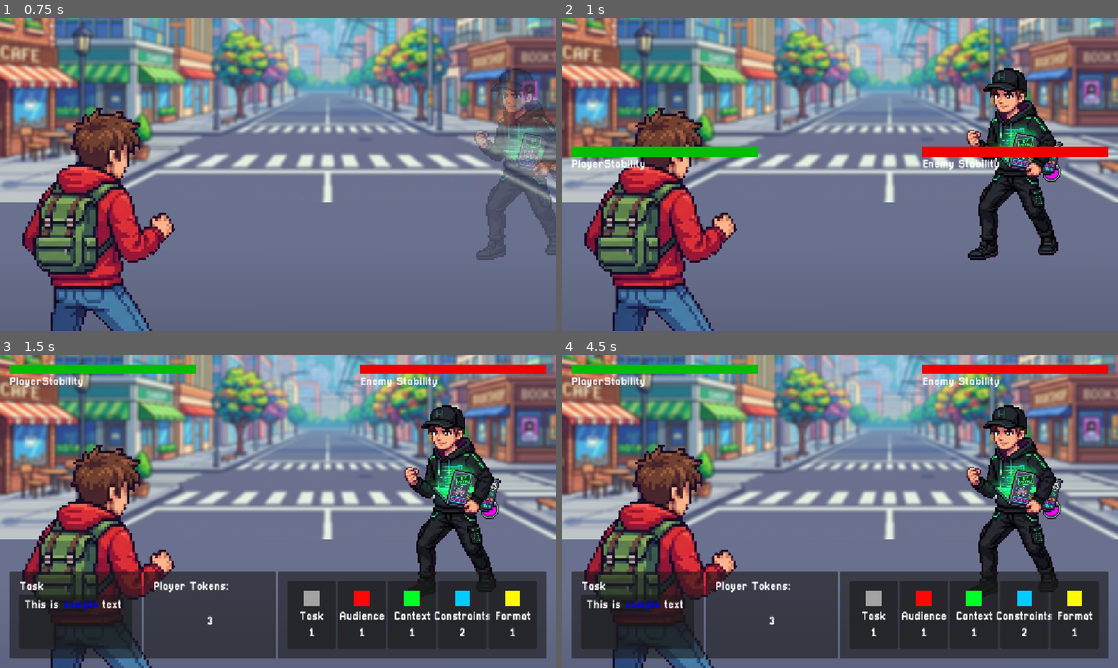
Above: before the commit, frames 1-4 (two rows, left to right).
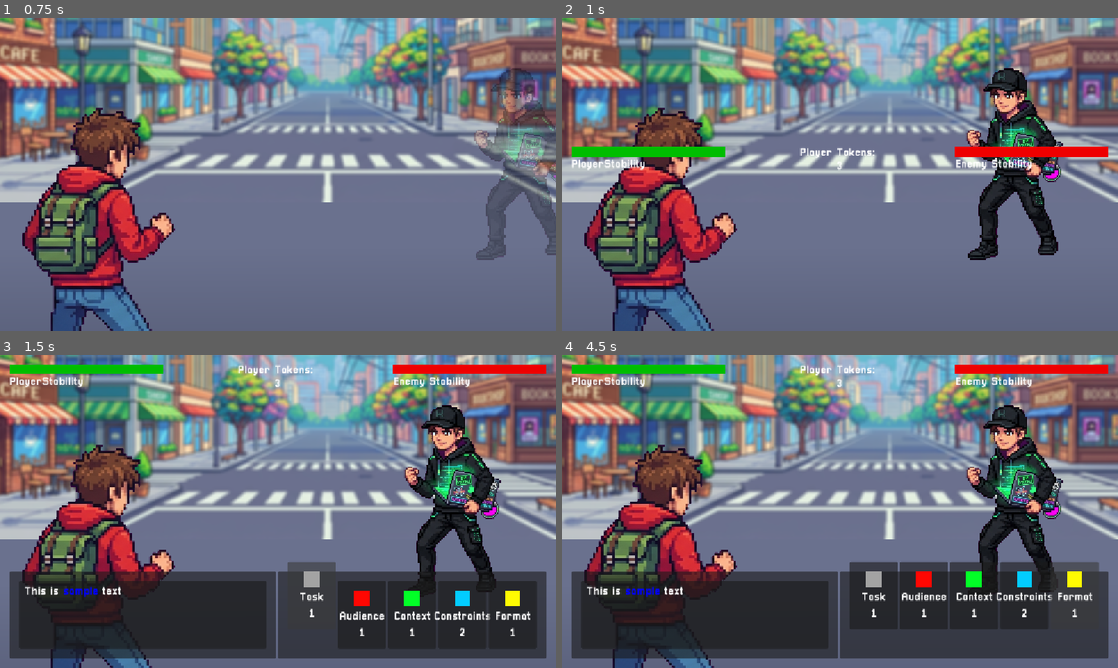
Above: after the commit, the same moments.

Repository: joshuaclarkuk/prompt-master
Game: Godot game, scene res://Scenes/Battle/battle_screen.tscn
Same seed, same stepped clock (60 frames per second), same inputs: the game is played once before the commit and once after it.
Inputs (mouse positions are in pixels of both pictures, inside the frame that each line leads up to):
- Up to frame 1 (0.75 s): no input
- Up to frame 2 (1 s): no input
- Up to frame 3 (1.5 s): click (311, 614) at 1.25 s
- Up to frame 4 (4.5 s): click (923, 614) at 2 s; click (973, 614) at 2.75 s; click (1023, 614) at 3.5 s; click (1073, 614) at 4.25 s

Frame 1 is identical in both runs. In frame 2, 0.9% of the frame differs, in the area x 29-85%, y 41-49%; in frame 3, 7.8%; in frame 4, 13%, in the area x 3-97%, y 3-97%.

Commit message:
Player Token Count Moved to Top
Player Token Count has been moved to the top of the screen with the stability bars to make more space for the challenge text

Diff:
--- /dev/null
+++ b/Scenes/Battle/HealthTokenUI/health_token_ui.tscn
@@ -0,0 +1,37 @@
+[gd_scene format=3 uid="uid://dckiyroxbkaux"]
+
+[ext_resource type="Script" uid="uid://byn6g228dkalg" path="res://Scripts/Battle/HealthTokenUI/health_token_ui.gd" id="1_wsd2y"]
+[ext_resource type="PackedScene" uid="uid://be8i60hntr3mf" path="res://Scenes/Battle/HealthTokenUI/stability_bar_player.tscn" id="2_cwkfw"]
+[ext_resource type="PackedScene" uid="uid://bp8ijb83x81l3" path="res://Scenes/Battle/HealthTokenUI/stability_bar_enemy.tscn" id="3_b6ly5"]
+
+[node name="HealthTokenUI" type="HBoxContainer" unique_id=1141000439 node_paths=PackedStringArray("player_token_count_node")]
+anchors_preset = 10
+anchor_right = 1.0
+offset_bottom = 31.0
+grow_horizontal = 2
+theme_override_constants/separation = 80
+script = ExtResource("1_wsd2y")
+player_token_count_node = NodePath("TokenCounterContainer/PlayerTokenCount")
+
+[node name="StabilityBarPlayer" parent="." unique_id=1983824704 instance=ExtResource("2_cwkfw")]
+layout_mode = 2
+size_flags_horizontal = 3
+
+[node name="TokenCounterContainer" type="VBoxContainer" parent="." unique_id=719767677]
+layout_mode = 2
+size_flags_horizontal = 3
+
+[node name="PlayerTokenLabel" type="Label" parent="TokenCounterContainer" unique_id=1750159370]
+layout_mode = 2
+size_flags_horizontal = 4
+text = "Player Tokens: "
+
+[node name="PlayerTokenCount" type="Label" parent="TokenCounterContainer" unique_id=1563145608]
+layout_mode = 2
+size_flags_horizontal = 4
+size_flags_vertical = 6
+text = "0"
+
+[node name="StabilityBarEnemy" parent="." unique_id=1006488880 instance=ExtResource("3_b6ly5")]
+layout_mode = 2
+size_flags_horizontal = 3
--- a/Scenes/Battle/StabilityBars/stability_bar_base.tscn
+++ b/Scenes/Battle/HealthTokenUI/stability_bar_base.tscn
@@ -1,6 +1,6 @@
 [gd_scene format=3 uid="uid://c2ehpp2pltdon"]
 
-[ext_resource type="Script" uid="uid://bdef46jbg7qsr" path="res://Scripts/Battle/StabilityBars/stability_bar_base.gd" id="1_x3i33"]
+[ext_resource type="Script" uid="uid://bdef46jbg7qsr" path="res://Scripts/Battle/HealthTokenUI/stability_bar_base.gd" id="1_x3i33"]
 
 [node name="StabilityBar" type="VBoxContainer" unique_id=1983824704 node_paths=PackedStringArray("progress_bar_node")]
 anchors_preset = 15
--- a/Scenes/Battle/StabilityBars/stability_bar_enemy.tscn
+++ b/Scenes/Battle/HealthTokenUI/stability_bar_enemy.tscn
@@ -1,6 +1,6 @@
 [gd_scene format=3 uid="uid://bp8ijb83x81l3"]
 
-[ext_resource type="PackedScene" uid="uid://c2ehpp2pltdon" path="res://Scenes/Battle/StabilityBars/stability_bar_base.tscn" id="1_3oesb"]
+[ext_resource type="PackedScene" uid="uid://c2ehpp2pltdon" path="res://Scenes/Battle/HealthTokenUI/stability_bar_base.tscn" id="1_3oesb"]
 
 [sub_resource type="StyleBoxFlat" id="StyleBoxFlat_x3i33"]
 bg_color = Color(0.2686335, 1.8049032e-07, 7.219613e-08, 1)
--- a/Scenes/Battle/StabilityBars/stability_bar_player.tscn
+++ b/Scenes/Battle/HealthTokenUI/stability_bar_player.tscn
@@ -1,6 +1,6 @@
 [gd_scene format=3 uid="uid://be8i60hntr3mf"]
 
-[ext_resource type="PackedScene" uid="uid://c2ehpp2pltdon" path="res://Scenes/Battle/StabilityBars/stability_bar_base.tscn" id="1_0hvfe"]
+[ext_resource type="PackedScene" uid="uid://c2ehpp2pltdon" path="res://Scenes/Battle/HealthTokenUI/stability_bar_base.tscn" id="1_0hvfe"]
 
 [sub_resource type="StyleBoxFlat" id="StyleBoxFlat_0hvfe"]
 bg_color = Color(0, 0.15791696, 1.0829419e-07, 1)
--- a/Scenes/Battle/StabilityBars/stability_bars.tscn
+++ /dev/null
@@ -1,19 +0,0 @@
-[gd_scene format=3 uid="uid://dckiyroxbkaux"]
-
-[ext_resource type="PackedScene" uid="uid://be8i60hntr3mf" path="res://Scenes/Battle/StabilityBars/stability_bar_player.tscn" id="1_qcywf"]
-[ext_resource type="PackedScene" uid="uid://bp8ijb83x81l3" path="res://Scenes/Battle/StabilityBars/stability_bar_enemy.tscn" id="2_rfhnl"]
-
-[node name="StabilityBars" type="HBoxContainer" unique_id=1141000439]
-anchors_preset = 10
-anchor_right = 1.0
-offset_bottom = 31.0
-grow_horizontal = 2
-theme_override_constants/separation = 340
-
-[node name="StabilityBarPlayer" parent="." unique_id=1983824704 instance=ExtResource("1_qcywf")]
-layout_mode = 2
-size_flags_horizontal = 3
-
-[node name="StabilityBarEnemy" parent="." unique_id=1920263853 instance=ExtResource("2_rfhnl")]
-layout_mode = 2
-size_flags_horizontal = 3
--- a/Scenes/Battle/battle_interface.tscn
+++ b/Scenes/Battle/battle_interface.tscn
@@ -3,9 +3,9 @@
 [ext_resource type="Theme" uid="uid://byn6gak6e0bgk" path="res://Themes/battle_screen_theme.tres" id="1_akol5"]
 [ext_resource type="Script" uid="uid://dpv7ss75hwnk7" path="res://Scripts/Battle/battle_interface.gd" id="1_tdan1"]
 [ext_resource type="PackedScene" uid="uid://gvhag7hx3gld" path="res://Scenes/Battle/components_container.tscn" id="3_bwf4j"]
-[ext_resource type="PackedScene" uid="uid://dckiyroxbkaux" path="res://Scenes/Battle/StabilityBars/stability_bars.tscn" id="4_wmgjr"]
+[ext_resource type="PackedScene" uid="uid://dckiyroxbkaux" path="res://Scenes/Battle/HealthTokenUI/health_token_ui.tscn" id="4_wmgjr"]
 
-[node name="BattleInterface" type="Control" unique_id=323551590 node_paths=PackedStringArray("player_token_count_label_node", "components_container_node")]
+[node name="BattleInterface" type="Control" unique_id=323551590 node_paths=PackedStringArray("health_token_ui_node", "components_container_node")]
 layout_mode = 3
 anchors_preset = 15
 anchor_right = 1.0
@@ -16,7 +16,7 @@
 size_flags_vertical = 3
 theme = ExtResource("1_akol5")
 script = ExtResource("1_tdan1")
-player_token_count_label_node = NodePath("MarginContainer/ActionPanel/TokenPanel/MarginContainer/TokenCounterContainer/PlayerTokenCount")
+health_token_ui_node = NodePath("MarginContainer/HealthTokenUI")
 components_container_node = NodePath("MarginContainer/ActionPanel/ComponentPanel/MarginContainer/ComponentContainer")
 
 [node name="MarginContainer" type="MarginContainer" parent="." unique_id=1134595528]
@@ -34,22 +34,16 @@
 [node name="TaskPanel" type="PanelContainer" parent="MarginContainer/ActionPanel" unique_id=1608199053]
 layout_mode = 2
 size_flags_horizontal = 3
+size_flags_stretch_ratio = 2.0
 
 [node name="MarginContainer" type="MarginContainer" parent="MarginContainer/ActionPanel/TaskPanel" unique_id=505680388]
 layout_mode = 2
 
-[node name="VBoxContainer" type="VBoxContainer" parent="MarginContainer/ActionPanel/TaskPanel/MarginContainer" unique_id=757651992]
-layout_mode = 2
-
-[node name="TaskTitle" type="Label" parent="MarginContainer/ActionPanel/TaskPanel/MarginContainer/VBoxContainer" unique_id=552701316]
-layout_mode = 2
-text = "Task"
-
-[node name="TaskTextPanel" type="Panel" parent="MarginContainer/ActionPanel/TaskPanel/MarginContainer/VBoxContainer" unique_id=214376757]
+[node name="TaskTextPanel" type="Panel" parent="MarginContainer/ActionPanel/TaskPanel/MarginContainer" unique_id=214376757]
 layout_mode = 2
 size_flags_vertical = 3
 
-[node name="TaskText" type="RichTextLabel" parent="MarginContainer/ActionPanel/TaskPanel/MarginContainer/VBoxContainer/TaskTextPanel" unique_id=1999385078]
+[node name="TaskText" type="RichTextLabel" parent="MarginContainer/ActionPanel/TaskPanel/MarginContainer/TaskTextPanel" unique_id=1999385078]
 layout_mode = 0
 offset_left = 10.0
 offset_top = 10.0
@@ -59,27 +53,6 @@
 grow_vertical = 2
 bbcode_enabled = true
 text = "This is [color=blue]sample[/color] text"
-
-[node name="TokenPanel" type="PanelContainer" parent="MarginContainer/ActionPanel" unique_id=397387164]
-layout_mode = 2
-size_flags_horizontal = 3
-
-[node name="MarginContainer" type="MarginContainer" parent="MarginContainer/ActionPanel/TokenPanel" unique_id=129738371]
-layout_mode = 2
-
-[node name="TokenCounterContainer" type="VBoxContainer" parent="MarginContainer/ActionPanel/TokenPanel/MarginContainer" unique_id=1767933190]
-layout_mode = 2
-size_flags_horizontal = 3
-
-[node name="PlayerTokenLabel" type="Label" parent="MarginContainer/ActionPanel/TokenPanel/MarginContainer/TokenCounterContainer" unique_id=1739194882]
-layout_mode = 2
-text = "Player Tokens: "
-
-[node name="PlayerTokenCount" type="Label" parent="MarginContainer/ActionPanel/TokenPanel/MarginContainer/TokenCounterContainer" unique_id=1141785241]
-layout_mode = 2
-size_flags_horizontal = 4
-size_flags_vertical = 6
-text = "0"
 
 [node name="ComponentPanel" type="PanelContainer" parent="MarginContainer/ActionPanel" unique_id=2099326842]
 layout_mode = 2
@@ -92,5 +65,6 @@
 [node name="ComponentContainer" parent="MarginContainer/ActionPanel/ComponentPanel/MarginContainer" unique_id=697650357 instance=ExtResource("3_bwf4j")]
 layout_mode = 2
 
-[node name="StabilityBars" parent="MarginContainer" unique_id=1141000439 instance=ExtResource("4_wmgjr")]
+[node name="HealthTokenUI" parent="MarginContainer" unique_id=1141000439 instance=ExtResource("4_wmgjr")]
 layout_mode = 2
+size_flags_vertical = 0
--- a/Scripts/Battle/ComponentCards/component_card-base.gd
+++ b/Scripts/Battle/ComponentCards/component_card-base.gd
@@ -22,7 +22,7 @@
 func handle_pressed() -> void:
 	is_selected = !is_selected
 	if is_selected:
-		offset_transform_position = Vector2(0, -20)
+		offset_transform_position = Vector2(0, -40)
 	else:
 		offset_transform_position = Vector2.ZERO
 	print("%s: is_selected: %s" % [name, is_selected])
--- /dev/null
+++ b/Scripts/Battle/HealthTokenUI/health_token_ui.gd
@@ -0,0 +1,8 @@
+class_name HealthTokenUI extends HBoxContainer
+
+@export_category("Required Nodes")
+@export var player_token_count_node: Label = null
+
+
+func get_player_token_count_node() -> Label:
+    return player_token_count_node
--- a/Scripts/Battle/battle_interface.gd
+++ b/Scripts/Battle/battle_interface.gd
@@ -1,9 +1,11 @@
 class_name BattleInterface extends Control
 
-@export var player_token_count_label_node: Label = null
+signal on_componet_pressed(component_type: ComponentResBase)
+
+@export var health_token_ui_node: HealthTokenUI = null
 @export var components_container_node: ComponentsContainer = null
 
-signal on_componet_pressed(component_type: ComponentResBase)
+var player_token_count_label_node: Label = null
 
 
 func _ready() -> void:
@@ -11,7 +13,7 @@
 
 
 func update_token_display(player_tokens: int) -> void:
-	player_token_count_label_node.text = str(player_tokens)
+	health_token_ui_node.get_player_token_count_node().text = str(player_tokens)
 
 
 func handle_component_pressed(prompt_type: ComponentResBase) -> void:
Not shown, added: Scripts/Battle/HealthTokenUI/health_token_ui.gd.uid
Renamed: Scripts/Battle/StabilityBars/stability_bar_base.gd -> Scripts/Battle/HealthTokenUI/stability_bar_base.gd
Renamed: Scripts/Battle/StabilityBars/stability_bar_base.gd.uid -> Scripts/Battle/HealthTokenUI/stability_bar_base.gd.uid
